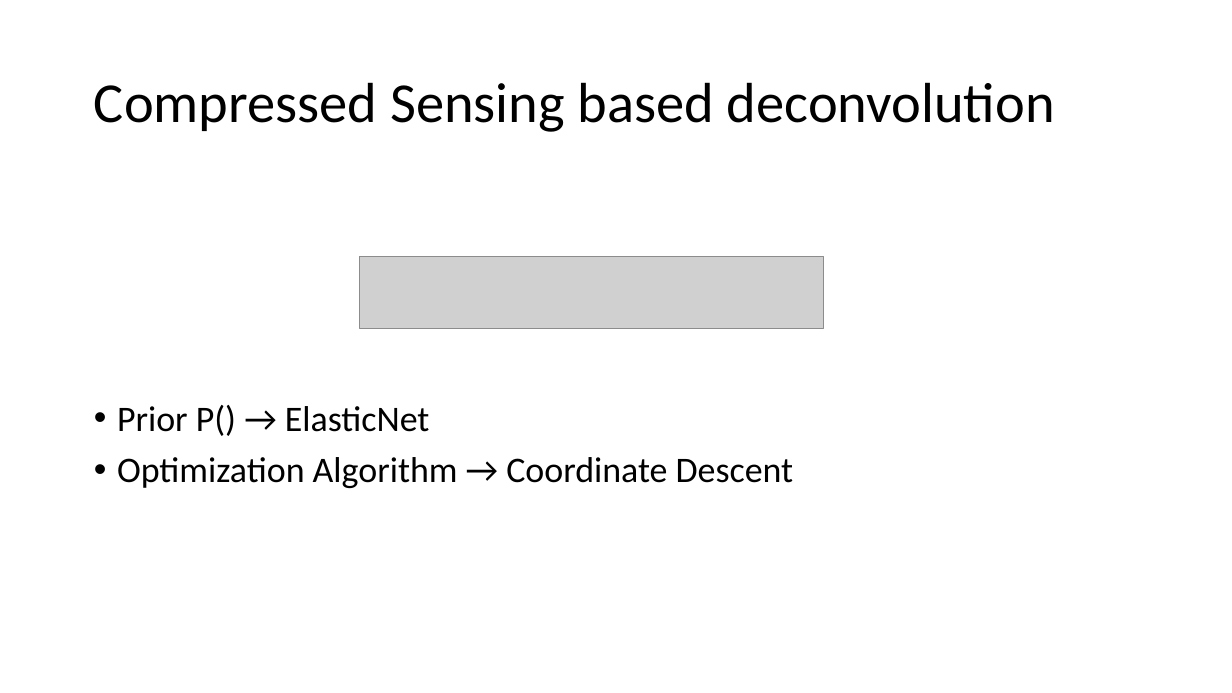
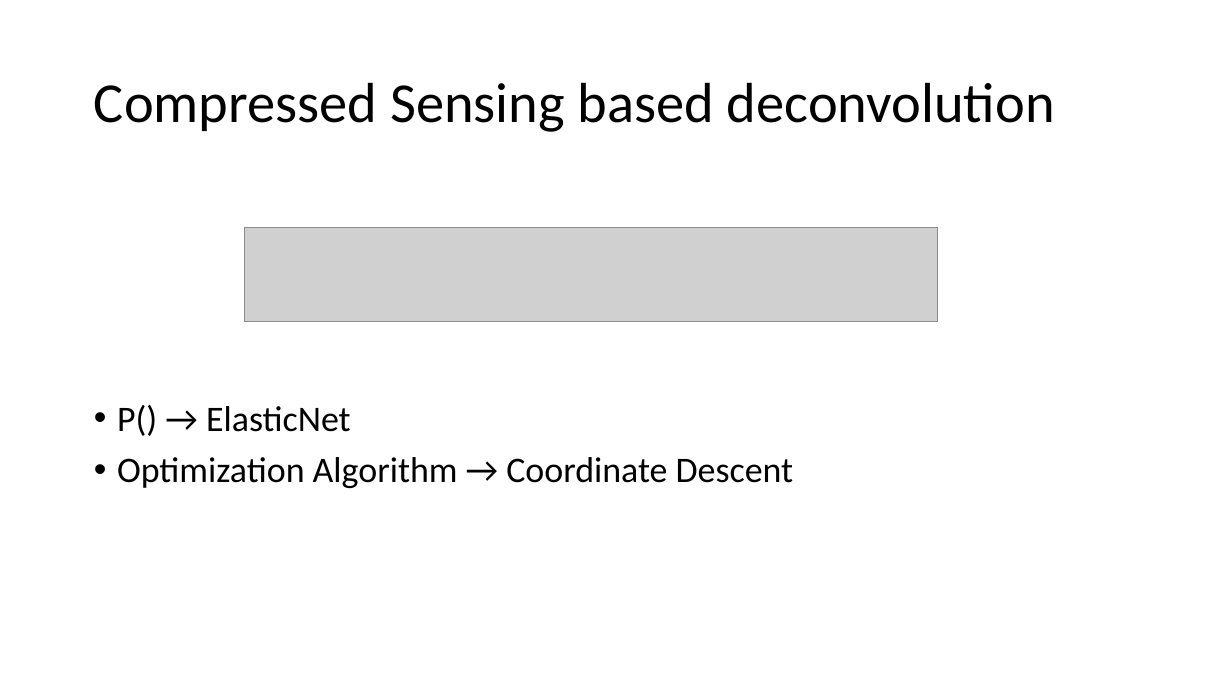
Before and after one commit to lord-blueberry/p9-doc, a slide deck: slide 9 of SKA-Days/Towards Distributed Image Reconstruction.pptx (slide 11 before the commit). Drawn at 1232x693 pixels with LibreOffice and Linux fonts; fonts in the diff are those of the drawing; grey boxes stand for pictures. Boxes give left, top, right and bottom in pixels: in the first picture for what was removed or moved away, otherwise in the second. Text is boxed around its words. In the diff, an @@ line names an element or a change of style, - is before the commit and + after.

```diff
--- a/SKA-Days/Towards Distributed Image Reconstruction.pptx
+++ b/SKA-Days/Towards Distributed Image Reconstruction.pptx
@@ picture added at (x1=245, y1=227, x2=938, y2=322) @@
@@ picture removed at (x1=360, y1=256, x2=824, y2=328) @@
@@ text at (x1=117, y1=405, x2=351, y2=436): text changed @@
-• Prior P() → ElasticNet
+• P() → ElasticNet
```
Also in this commit, not shown: 8 other slides changed, 1 slide added, 6 slides removed, 4 other files.
